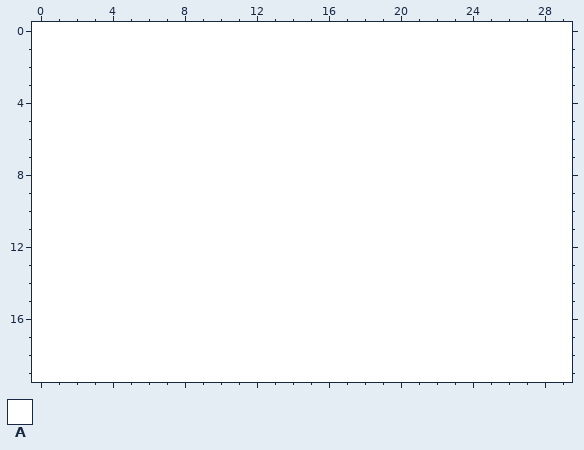
Two states of a pixel-art sprite, Mario/Images/Levels/JacobLevel4-2.png. That is the earlier state.
The file is 30x20 pixels. Colours within 5 levels of each other are drawn and written as one.
Palette (. is transparent): A #ffffff
Pixels before, first column x 0:
 0 AAAAAAAAAAAAAAAAAAAAAAAAAAAAAA
 1 AAAAAAAAAAAAAAAAAAAAAAAAAAAAAA
 2 AAAAAAAAAAAAAAAAAAAAAAAAAAAAAA
 3 AAAAAAAAAAAAAAAAAAAAAAAAAAAAAA
 4 AAAAAAAAAAAAAAAAAAAAAAAAAAAAAA
 5 AAAAAAAAAAAAAAAAAAAAAAAAAAAAAA
 6 AAAAAAAAAAAAAAAAAAAAAAAAAAAAAA
 7 AAAAAAAAAAAAAAAAAAAAAAAAAAAAAA
 8 AAAAAAAAAAAAAAAAAAAAAAAAAAAAAA
 9 AAAAAAAAAAAAAAAAAAAAAAAAAAAAAA
10 AAAAAAAAAAAAAAAAAAAAAAAAAAAAAA
11 AAAAAAAAAAAAAAAAAAAAAAAAAAAAAA
12 AAAAAAAAAAAAAAAAAAAAAAAAAAAAAA
13 AAAAAAAAAAAAAAAAAAAAAAAAAAAAAA
14 AAAAAAAAAAAAAAAAAAAAAAAAAAAAAA
15 AAAAAAAAAAAAAAAAAAAAAAAAAAAAAA
16 AAAAAAAAAAAAAAAAAAAAAAAAAAAAAA
17 AAAAAAAAAAAAAAAAAAAAAAAAAAAAAA
18 AAAAAAAAAAAAAAAAAAAAAAAAAAAAAA
19 AAAAAAAAAAAAAAAAAAAAAAAAAAAAAA
After the commit:
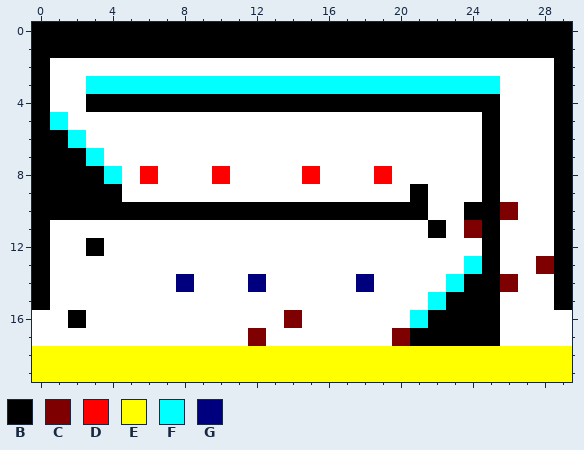
Colours new in this view: B #000000  C #7f0000  D #ff0000  E #ffff00  F #00ffff  G #00007f
Difference:
Changed rows in their new state; - is an unchanged pixel.
first column x 0:
 0 BBBBBBBBBBBBBBBBBBBBBBBBBBBBBB
 1 BBBBBBBBBBBBBBBBBBBBBBBBBBBBBB
 2 B----------------------------B
 3 B--FFFFFFFFFFFFFFFFFFFFFFF---B
 4 B--BBBBBBBBBBBBBBBBBBBBBBB---B
 5 BF-----------------------B---B
 6 BBF----------------------B---B
 7 BBBF---------------------B---B
 8 BBBBF-D---D----D---D-----B---B
 9 BBBBB----------------B---B---B
10 BBBBBBBBBBBBBBBBBBBBBB--BBC--B
11 B---------------------B-CB---B
12 B--B---------------------B---B
13 B-----------------------FB--CB
14 B-------G---G-----G----FBBC--B
15 B---------------------FBBB---B
16 --B-----------C------FBBBB----
17 ------------C-------CBBBBB----
18 EEEEEEEEEEEEEEEEEEEEEEEEEEEEEE
19 EEEEEEEEEEEEEEEEEEEEEEEEEEEEEE
